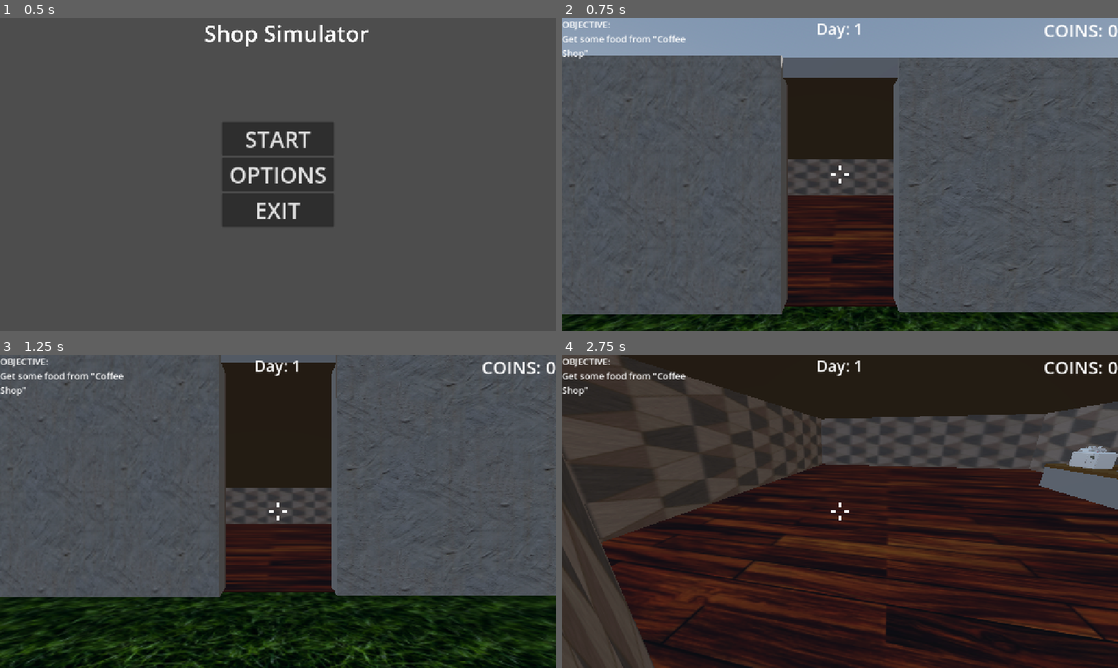
Above: before the commit, frames 1-4 (two rows, left to right).
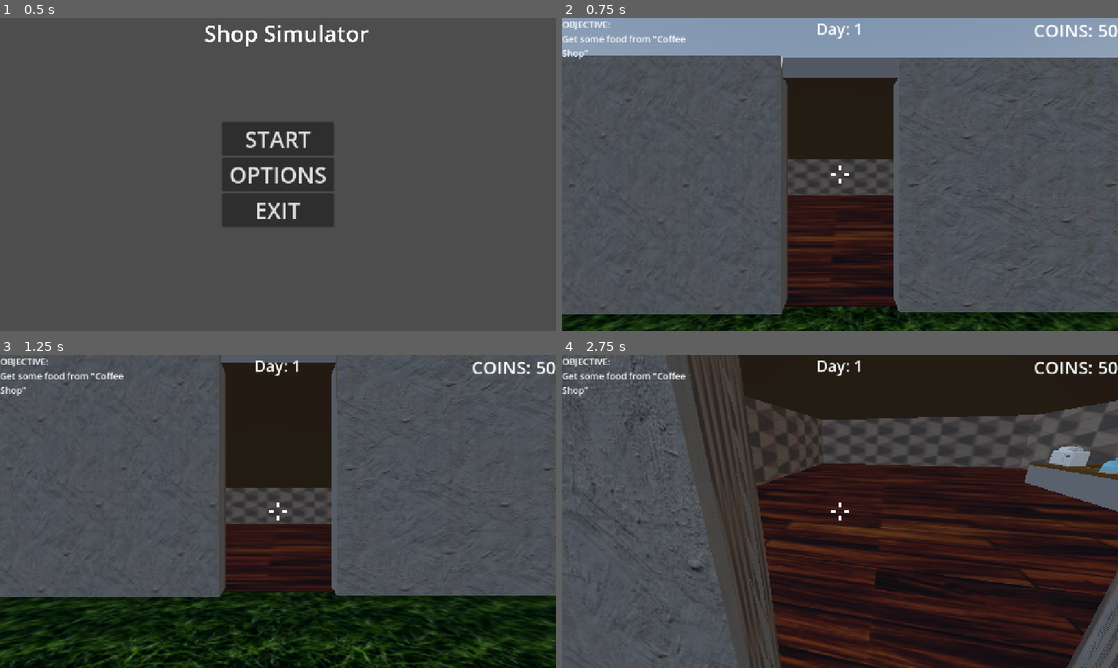
Above: after the commit, the same moments.

Repository: ItsbaileyX3525/shopaholic
Game: Godot game, scene res://Scenes/UI.tscn
Two runs of this game, one before a commit and one after it. Both use one fixed random seed, a clock stepped at 60 frames per second and the inputs below. Sound files missing from this copy of the repository are replaced by a short silence.
Inputs (mouse positions are in pixels of both pictures, inside the frame that each line leads up to):
- Up to frame 1 (0.5 s): no input
- Up to frame 2 (0.75 s): click "START" at 0.5 s
- Up to frame 3 (1.25 s): no input
- Up to frame 4 (2.75 s): tap Enter at 1.25 s; move the mouse to (867, 511) at 1.27 s; hold C (crouch) 1.28-2.03 s; hold W (walk_forward) from 1.28 s (still down); tap Space (jump) at 1.52, 1.82, 2.27, 2.3, 2.57 s; tap E (interact) at 1.55, 2.1 s; move the mouse to (812, 511) at 2.02 s

Frame 1 is identical in both runs. In frame 2, 0.3% of the frame differs, in the area x 85-98%, y 2-6%; in frame 3, 0.3%; in frame 4, 47%, in the area x 0-100%, y 0-100%.

Commit message:
Add bunnyhopping and dealer boundaries

Diff:
--- a/Scenes/Player.tscn
+++ b/Scenes/Player.tscn
@@ -25,6 +25,8 @@
 
 [node name="Player" type="CharacterBody3D"]
 script = ExtResource("1_rpqav")
+bhop_acceleration = 2.0
+bhop_max_speed = 20.0
 
 [node name="Camera3D" type="Camera3D" parent="."]
 transform = Transform3D(1, 0, 0, 0, 1, 0, 0, 0, 1, 0, 0.49142647, -0.46432334)
--- a/Scenes/World.tscn
+++ b/Scenes/World.tscn
@@ -50,6 +50,7 @@
 [ext_resource type="AudioStream" uid="uid://bjtcilip2vnjh" path="res://CoffeeShopStarterPack/UI/Hello.mp3" id="47_0fglf"]
 [ext_resource type="Script" uid="uid://ds7lgsjjyqt2r" path="res://Scripts/NPCScripts/deal.gd" id="47_l7i8q"]
 [ext_resource type="AudioStream" uid="uid://2ffdwwi4t2mw" path="res://CoffeeShopStarterPack/UI/sweetdeal.mp3" id="48_7hrk4"]
+[ext_resource type="AudioStream" uid="uid://bdq60maac5byf" path="res://CoffeeShopStarterPack/UI/outofstock.mp3" id="49_7hrk4"]
 
 [sub_resource type="ProceduralSkyMaterial" id="ProceduralSkyMaterial_5cjrv"]
 sky_horizon_color = Color(0.66224277, 0.6717428, 0.6867428, 1)
@@ -1108,6 +1109,10 @@
 transform = Transform3D(1, 0, 0, 0, 1, 0, 0, 0, 1, 42.20246, 0, -8.76184)
 stream = ExtResource("48_7hrk4")
 
+[node name="OutOfStock" type="AudioStreamPlayer3D" parent="WorldEnvironment/Dealer"]
+transform = Transform3D(1, 0, 0, 0, 1, 0, 0, 0, 1, 42.20246, 0, -8.76184)
+stream = ExtResource("49_7hrk4")
+
 [node name="NPC" type="Node3D" parent="."]
 
 [node name="Player" parent="." instance=ExtResource("1_5cjrv")]
--- a/Scripts/NPCScripts/deal.gd
+++ b/Scripts/NPCScripts/deal.gd
@@ -3,6 +3,7 @@
 @onready var dealer: Node3D = $"../.."
 @onready var collision_shape_3d: CollisionShape3D = $CollisionShape3D
 @onready var sweet_deal: AudioStreamPlayer3D = $"../../SweetDeal"
+@onready var out_of_stock: AudioStreamPlayer3D = $"../../OutOfStock"
 
 func show_dealer() -> void:
 	dealer.visible = true
@@ -10,7 +11,7 @@
 	sweet_deal.play()
 
 func _ready() -> void:
-	if Globals.on_day == 2:
+	if Globals.on_day >= 2:
 		show_dealer()
 
 func interact() -> void:
@@ -18,10 +19,16 @@
 
 func purchase(item: String) -> void:
 	if item == "PRICE":
+		if Globals.food_deduction == 15:
+			out_of_stock.play()
+			return
 		if player.coins >= 20:
 			player.modify_coins(-20)
 			Globals.food_deduction += 1
 	elif item == "MULTIPLIER":
+		if Globals.multiplier >= 3.5:
+			out_of_stock.play()
+			return
 		if player.coins >= 15:
 			player.modify_coins(-15)
 			Globals.multiplier += 0.25
--- a/Scripts/Player.gd
+++ b/Scripts/Player.gd
@@ -8,6 +8,11 @@
 @export var standing_height: float = 2.0
 @export var mouse_sensitivity: float = 0.2
 @export var max_look_angle: float = 85.0
+@export var bhop_acceleration: float = 0.3
+@export var bhop_max_speed: float = 12.0
+@export var air_control: float = 0.8
+@export var coyote_time: float = 0.15
+@export var jump_buffer_time: float = 0.15
 @onready var interact: RayCast3D = %interact
 @onready var interact_label: MarginContainer = $CanvasLayer/Crosshair/InteractLabel
 @onready var purchase: Control = $CanvasLayer/Purchase
@@ -26,9 +31,13 @@
 var is_crouching: bool = false
 var pitch: float = 0.0
 var can_move: bool = true
-var coins: int = 0
+var coins: int = 50
 var last_interacted_with
 var on_day: int = 1
+var current_speed: float = 5.0
+var was_on_floor: bool = false
+var coyote_timer: float = 0.0
+var jump_buffer_timer: float = 0.0
 
 @onready var camera: Camera3D = $Camera3D
 @onready var collider: CollisionShape3D = $CollisionShape3D
@@ -65,7 +74,7 @@
 	[6962, 1519, 810, 456, 253],   #Day 8
 	[7385, 1308, 697, 392, 218],   #Day 9
 	[7808, 1095, 585, 329, 183],   #Day 10
-	[8231, 885, 472, 265, 147],    ##Day 11
+	[8231, 885, 472, 265, 147],    #Day 11
 	[8654, 673, 359, 202, 112],    #Day 12
 	[9077, 462, 246, 138, 77],     #Day 13
 	[9500, 250, 133, 75, 42]       #Day 14
@@ -440,19 +449,63 @@
 	var input_dir := Input.get_vector("walk_left", "walk_right", "walk_forward", "walk_backwards")
 	var direction := (transform.basis * Vector3(input_dir.x, 0, input_dir.y)).normalized()
 
+	# Bunnyhopping mechanics with coyote time
+	var on_floor = is_on_floor()
+
+	# Update coyote timer - gives grace  after leaving ground
+	if on_floor:
+		coyote_timer = coyote_time
+	else:
+		coyote_timer -= delta
+
+	if Input.is_action_just_pressed("jump"):
+		jump_buffer_timer = jump_buffer_time
+	else:
+		jump_buffer_timer -= delta
+
+	var can_jump = (on_floor or coyote_timer > 0) and not is_crouching
+	var wants_to_jump = jump_buffer_timer > 0
+
 	if direction != Vector3.ZERO:
 		if is_crouching:
 			velocity.x = direction.x * crouch_speed
 			velocity.z = direction.z * crouch_speed
+			current_speed = crouch_speed
 		else:
-			velocity.x = direction.x * speed
-			velocity.z = direction.z * speed
+			# Air control - reduced movement in air
+			var control_factor = air_control if not on_floor else 1.0
+
+			# Maintain or increase speed in air (bunnyhopping)
+			var target_speed = current_speed
+
+			# Apply movement with current speed
+			var target_velocity_x = direction.x * target_speed
+			var target_velocity_z = direction.z * target_speed
+
+			velocity.x = lerp(velocity.x, target_velocity_x, control_factor)
+			velocity.z = lerp(velocity.z, target_velocity_z, control_factor)
 	else:
-		velocity.x = move_toward(velocity.x, 0, speed)
-		velocity.z = move_toward(velocity.z, 0, speed)
-
-	if Input.is_action_just_pressed("jump") and is_on_floor() and not is_crouching:
+		# Decelerate when no input
+		velocity.x = move_toward(velocity.x, 0, speed * 0.5)
+		velocity.z = move_toward(velocity.z, 0, speed * 0.5)
+
+	# Bunnyhopping jump logic with coyote time and jump buffering
+	if wants_to_jump and can_jump:
 		velocity.y = jump_force
+		jump_buffer_timer = 0  # Consume the buffered jump
+		coyote_timer = 0  # Consume coyote time
+
+		# Increase speed on every successful jump (bunnyhopping)
+		current_speed = min(current_speed + bhop_acceleration, bhop_max_speed)
+		print("Bhop! Speed: ", current_speed)  # Debug output
+
+	# Gradually reset speed when on ground and not jumping
+	if on_floor and not wants_to_jump:
+		if input_dir.length() == 0:
+			# Standing still - reset to base speed
+			current_speed = move_toward(current_speed, speed + Globals.bonus_speed, delta * 5.0)
+
+	was_on_floor = on_floor
 
 	if Input.is_action_pressed("crouch") and is_on_floor():
 		is_crouching = true
Not shown, added: CoffeeShopStarterPack/UI/outofstock.mp3.import
Not shown: 1 places in Scenes/World.tscn that only renumber resources
Not shown, changed: export_presets.cfg
Not shown, added: CoffeeShopStarterPack/UI/outofstock.mp3
Not shown, added: README.md
